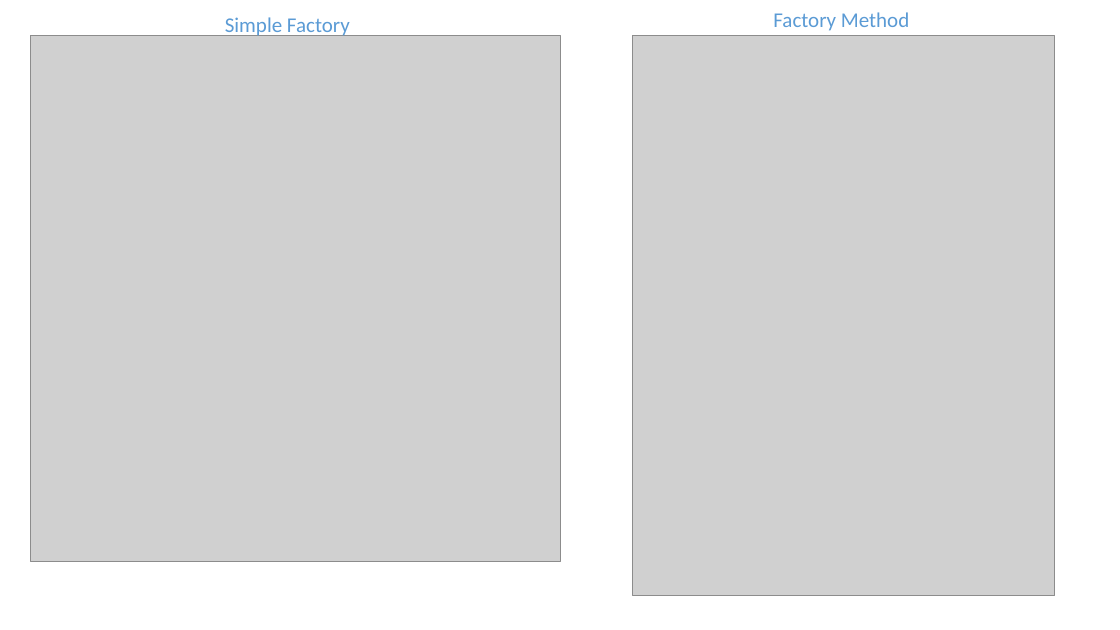
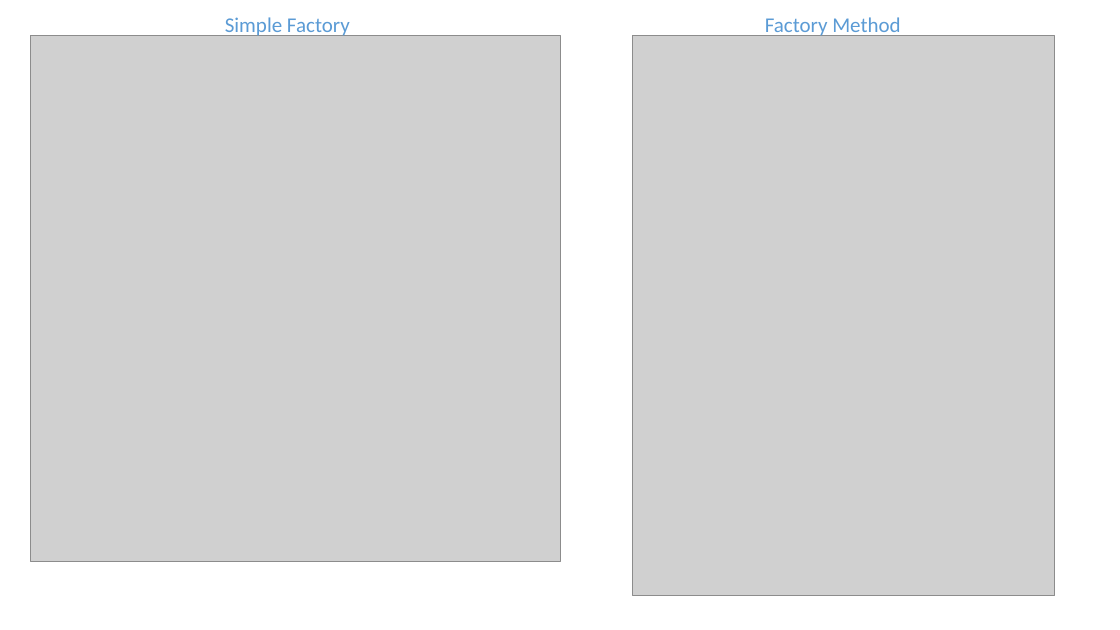
Before and after one commit to TWDH/Development, a slide deck: slide 25 of 赫桑的算法宝典/4.技术文章/Design Patterns and OOD.pptx (slide 23 before the commit). Drawn at 1120x630 pixels with LibreOffice and Linux fonts; fonts in the diff are those of the drawing; grey boxes stand for pictures. Boxes give left, top, right and bottom in pixels: in the first picture for what was removed or moved away, otherwise in the second. Text is boxed around its words. In the diff, an @@ line names an element or a change of style, - is before the commit and + after.

```diff
--- a/赫桑的算法宝典/4.技术文章/Design Patterns and OOD.pptx
+++ b/赫桑的算法宝典/4.技术文章/Design Patterns and OOD.pptx
@@ text "Factory Method": place and size @@
-text "Factory Method" at bbox=[773, 12, 909, 31]
+text "Factory Method" at bbox=[765, 17, 900, 39]
```
Also in this commit, not shown: 2 other slides changed, 7 slides added.
